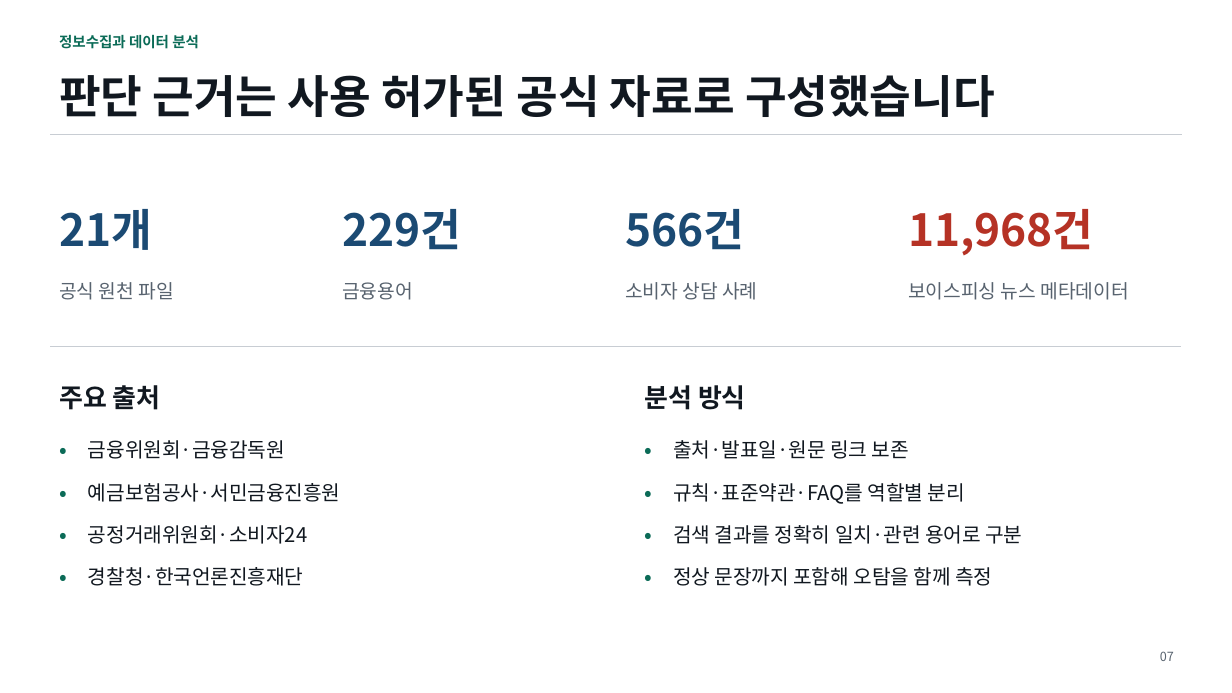
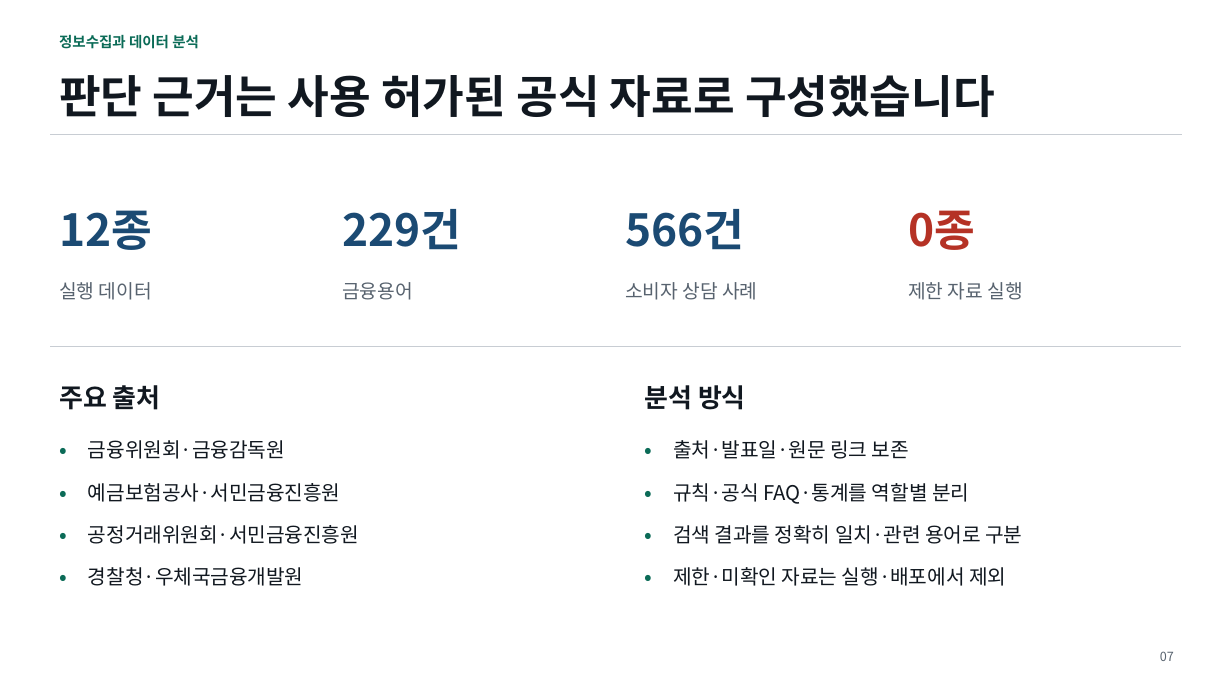
Before and after one commit to kkssyy1215/Silver_Finance_Guard_AI, a slide deck: slide 7 of deliverables/실버_금융가드_AI_기술설명서.pptx. Drawn at 1232x693 pixels with LibreOffice and Linux fonts; fonts in the diff are those of the drawing. Boxes give left, top, right and bottom in pixels: in the first picture for what was removed or moved away, otherwise in the second. Text is boxed around its words. In the diff, an @@ line names an element or a change of style, - is before the commit and + after.

```diff
--- a/deliverables/실버_금융가드_AI_기술설명서.pptx
+++ b/deliverables/실버_금융가드_AI_기술설명서.pptx
@@ text at [59, 210, 152, 250]: text changed @@
-21개
+12종
@@ text at [908, 210, 975, 250]: text changed @@
-11,968건
+0종
@@ text at [59, 282, 152, 300]: text changed @@
-공식 원천 파일
+실행 데이터
@@ text at [908, 282, 1022, 300]: text changed @@
-보이스피싱 뉴스 메타데이터
+제한 자료 실행
@@ text at [673, 483, 969, 504]: text changed @@
-규칙·표준약관·FAQ를 역할별 분리
+규칙·공식 FAQ·통계를 역할별 분리
@@ text at [88, 525, 359, 544]: text changed @@
-공정거래위원회·소비자24
+공정거래위원회·서민금융진흥원
@@ text at [88, 567, 303, 586]: text changed @@
-경찰청·한국언론진흥재단
+경찰청·우체국금융개발원
@@ text at [673, 567, 1006, 586]: text changed @@
-정상 문장까지 포함해 오탐을 함께 측정
+제한·미확인 자료는 실행·배포에서 제외
```
Also in this commit, not shown: 9 other slides changed, 35 other files.
